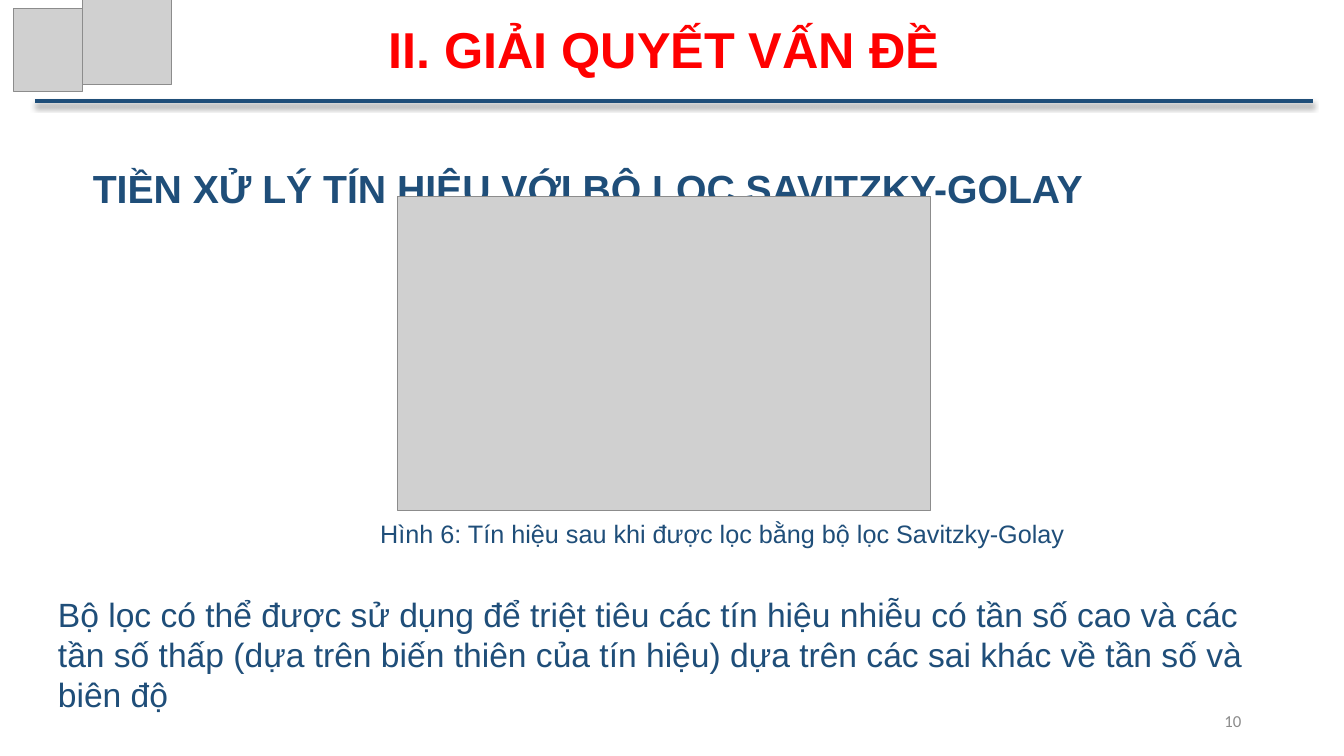
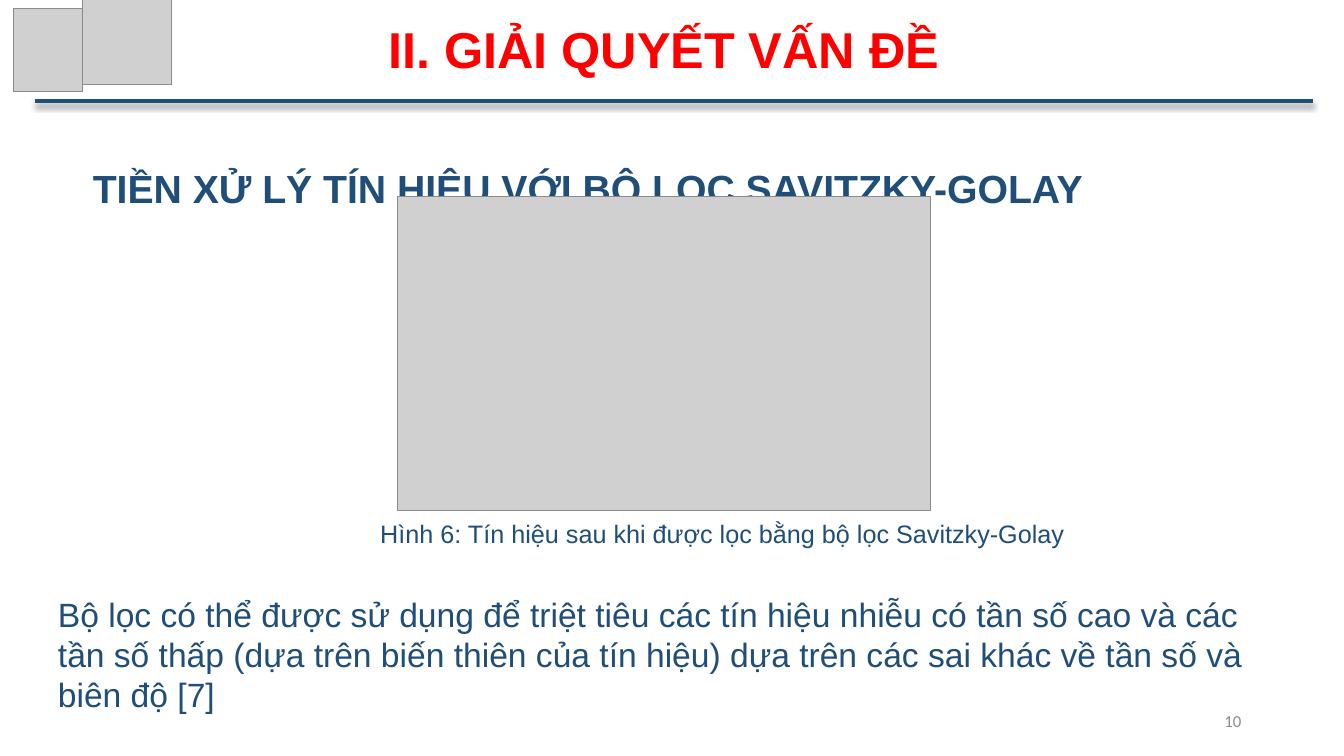
Before and after one commit to ThuTrongNguyen/Thesis, a slide deck: slide 10 of SlideBaoCao_NguyenTrongThu.pptx. Drawn at 1344x756 pixels with LibreOffice and Linux fonts; fonts in the diff are those of the drawing; grey boxes stand for pictures. Boxes give left, top, right and bottom in pixels: in the first picture for what was removed or moved away, otherwise in the second. Text is boxed around its words. In the diff, an @@ line names an element or a change of style, - is before the commit and + after.

```diff
--- a/SlideBaoCao_NguyenTrongThu.pptx
+++ b/SlideBaoCao_NguyenTrongThu.pptx
@@ text at bbox=[58, 600, 1241, 714]: text changed @@
-Bộ lọc có thể được sử dụng để triệt tiêu các tín hiệu nhiễu có tần số cao và các tần số thấp (dựa trên biến thiên của tín hiệu) dựa trên các sai khác về tần số và biên độ
+Bộ lọc có thể được sử dụng để triệt tiêu các tín hiệu nhiễu có tần số cao và các tần số thấp (dựa trên biến thiên của tín hiệu) dựa trên các sai khác về tần số và biên độ [7]
```
Also in this commit, not shown: 13 other slides changed, 7 slides added.
